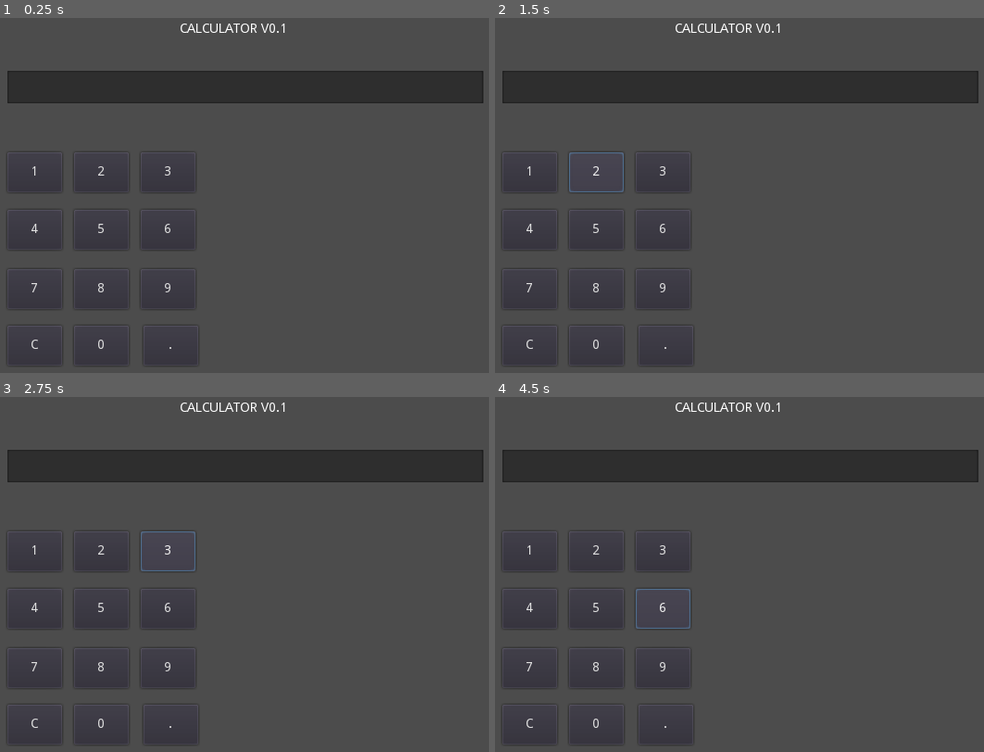
Above: before the commit, frames 1-4 (two rows, left to right).
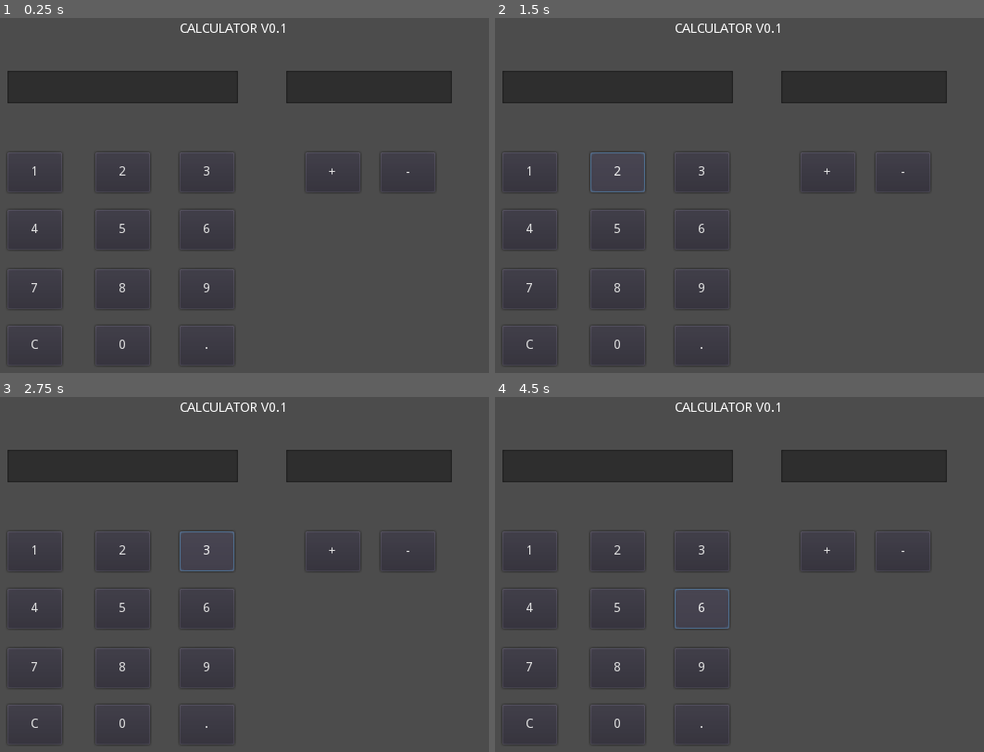
Above: after the commit, the same moments.

Repository: 420games/Calculator
Game: Godot game, scene res://Main.tscn
Same seed, same stepped clock (60 frames per second), same inputs: the game is played once before the commit and once after it.
Inputs:
- Up to frame 1 (0.25 s): no input
- Up to frame 2 (1.5 s): click "1" at 0.5 s; click "2" at 1.25 s
- Up to frame 3 (2.75 s): click "3" at 2 s
- Up to frame 4 (4.5 s): click "4" at 2.75 s; click "5" at 3.5 s; click "6" at 4.25 s

The runs differ from the first frame. In frame 1, 1.8% of the frame differs, in the area x 19-99%, y 14-94%; in frame 2, 1.9%; in frame 3, 2.0%; in frame 4, 2.0%.

Commit message:
number saving and operational logic; computational buttons and answer textfield; redesign

Diff:
--- a/Main.gd
+++ b/Main.gd
@@ -4,6 +4,12 @@
 # Declare member variables here. Examples:
 # var a = 2
 # var b = "text"
+var num_str = '';
+var num_order = 1;
+var num_oper = null;
+var a = null;
+var b = null;
+var op = null;
 
 
 # Called when the node enters the scene tree for the first time.
@@ -14,14 +20,45 @@
 # Called every frame. 'delta' is the elapsed time since the previous frame.
 #func _process(delta):
 #	pass
+func print_result():
+	var eq = '';
+	if (a != null): eq += String(a) + ' ';
+	if (op != null): eq += op + ' ';
+	if (b != null): eq += String(b) + ' ';
+	print(eq);
+
+func calculate():
+	pass;
 
 
-func _on_Button_pressed(extra_arg_0):
+func _on_Button_pressed(btn_val):
+	if ('.' in btn_val and '.' in num_str): return;
+	num_str += btn_val;
+	if (num_order == 1):
+		a = float(num_str)
+	else:
+		b = float(num_str)
+
 	# save button that was clicked
-	print(extra_arg_0);
+	print(a);
+	print(b);
 	pass # Replace with function body.
 
 
 func _on_Button_Clear_pressed():
 	# clear the inputs and cache
 	pass # Replace with function body.
+
+
+func _on_Button_Oper_pressed(oper):
+	num_oper = oper;
+	num_str = '';
+	if (oper != '='):
+		num_order = 2;
+		op = oper;
+		print_result();
+		pass
+	else:
+		num_order = 1;
+		calculate();
+	pass # Replace with function body.
--- a/Main.tscn
+++ b/Main.tscn
@@ -16,10 +16,18 @@
 valign = 1
 uppercase = true
 
-[node name="TextEdit" type="TextEdit" parent="."]
+[node name="TextInput" type="TextEdit" parent="."]
 margin_left = 64.0
 margin_top = 64.0
-margin_right = 592.0
+margin_right = 320.0
+margin_bottom = 106.0
+rect_scale = Vector2( 0.972719, 0.833333 )
+readonly = true
+
+[node name="TextAnswer" type="TextEdit" parent="."]
+margin_left = 365.0
+margin_top = 64.0
+margin_right = 549.0
 margin_bottom = 106.0
 rect_scale = Vector2( 0.972719, 0.833333 )
 readonly = true
@@ -32,16 +40,16 @@
 text = "1"
 
 [node name="Button2" type="Button" parent="."]
-margin_left = 136.0
+margin_left = 159.0
 margin_top = 152.0
-margin_right = 195.0
+margin_right = 218.0
 margin_bottom = 195.0
 text = "2"
 
 [node name="Button3" type="Button" parent="."]
-margin_left = 208.0
+margin_left = 250.0
 margin_top = 152.0
-margin_right = 267.0
+margin_right = 309.0
 margin_bottom = 195.0
 text = "3"
 
@@ -53,16 +61,16 @@
 text = "4"
 
 [node name="Button5" type="Button" parent="."]
-margin_left = 136.0
+margin_left = 159.0
 margin_top = 214.0
-margin_right = 195.0
+margin_right = 218.0
 margin_bottom = 257.0
 text = "5"
 
 [node name="Button6" type="Button" parent="."]
-margin_left = 208.0
+margin_left = 250.0
 margin_top = 214.0
-margin_right = 267.0
+margin_right = 309.0
 margin_bottom = 257.0
 text = "6"
 
@@ -74,23 +82,23 @@
 text = "7"
 
 [node name="Button8" type="Button" parent="."]
-margin_left = 136.0
+margin_left = 159.0
 margin_top = 278.0
-margin_right = 195.0
+margin_right = 218.0
 margin_bottom = 321.0
 text = "8"
 
 [node name="Button9" type="Button" parent="."]
-margin_left = 208.0
+margin_left = 250.0
 margin_top = 278.0
-margin_right = 267.0
+margin_right = 309.0
 margin_bottom = 321.0
 text = "9"
 
 [node name="Button0" type="Button" parent="."]
-margin_left = 136.0
+margin_left = 159.0
 margin_top = 339.0
-margin_right = 195.0
+margin_right = 218.0
 margin_bottom = 382.0
 text = "0"
 
@@ -102,11 +110,25 @@
 text = "C"
 
 [node name="ButtonDot" type="Button" parent="."]
-margin_left = 211.0
+margin_left = 250.0
 margin_top = 339.0
-margin_right = 270.0
+margin_right = 309.0
 margin_bottom = 382.0
 text = "."
+
+[node name="ButtonPlus" type="Button" parent="."]
+margin_left = 386.0
+margin_top = 152.0
+margin_right = 445.0
+margin_bottom = 195.0
+text = "+"
+
+[node name="ButtonMinus" type="Button" parent="."]
+margin_left = 467.0
+margin_top = 152.0
+margin_right = 526.0
+margin_bottom = 195.0
+text = "-"
 
 [connection signal="pressed" from="Button1" to="." method="_on_Button_pressed" binds= [ "1" ]]
 [connection signal="pressed" from="Button2" to="." method="_on_Button_pressed" binds= [ "2" ]]
@@ -120,3 +142,5 @@
 [connection signal="pressed" from="Button0" to="." method="_on_Button_pressed" binds= [ "0" ]]
 [connection signal="pressed" from="ButtonClear" to="." method="_on_Button_Clear_pressed"]
 [connection signal="pressed" from="ButtonDot" to="." method="_on_Button_pressed" binds= [ "." ]]
+[connection signal="pressed" from="ButtonPlus" to="." method="_on_Button_Oper_pressed" binds= [ "+" ]]
+[connection signal="pressed" from="ButtonMinus" to="." method="_on_Button_Oper_pressed" binds= [ "-" ]]
